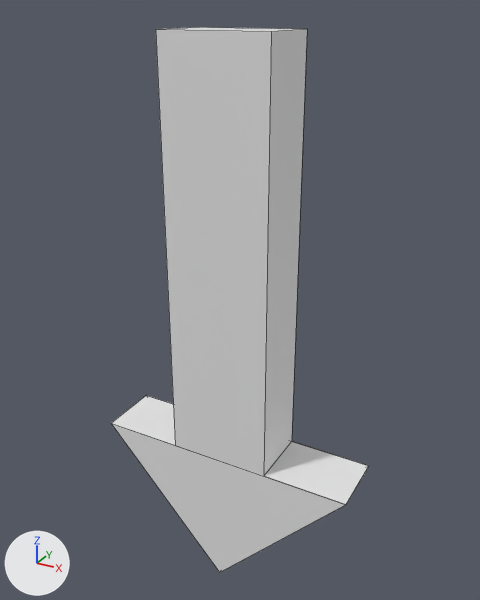
What one commit did to the Blender file blender/tutarrow.blend.
One viewpoint serves both versions: a camera (50 mm lens) standing at (1.031, -1.826, 2.057) and looking at (-0.004, 0.056, 1.116). The lights are fixed; the arrows at lower left show +X, +Y and +Z. The older version comes first. Mesh edges are drawn as thin lines.

The older version as bpy lines, for what is in view:
```python
me_cube_013 = bpy.data.meshes.new('Cube.013')
me_cube_013.from_pydata(...)  # 14 vertices, 13 faces; spans x -0.49..0.49, y -0.12..0.12, z 0.0..2.0
# before: 1 (-0.19, -0.12, 2.0) at pixel (155, 29), 3 (-0.19, 0.12, 2.0) at pixel (198, 27), 4 (0.19, -0.12, 2.0) at pixel (271, 31), 5 (0.19, 0.12, 2.0) at pixel (307, 28)
ob_cube_008 = bpy.data.objects.new('Cube.008', me_cube_013)
ob_cube_008.location = (0.0, 0.0, 0.0)
```
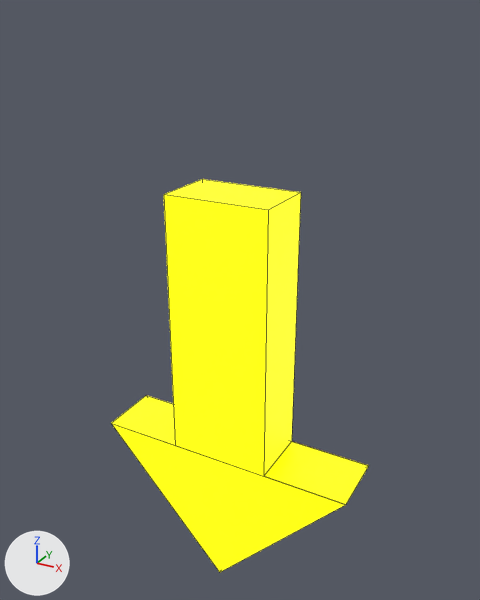
Patch to the scene script:
```diff
--- a/blender/tutarrow.blend.py
+++ b/blender/tutarrow.blend.py
@@ mat_material_001 @@
+mat_material_001 = principled_material('Material.001')
+mat_material_001.base_color = (0.8, 0.693, 0.0)  # yellow #e7d900
+mat_material_001.emission_color = (1.0, 0.995, 0.0)  # yellow #fffe00
+mat_material_001.emission_strength = 1.5
@@ me_cube_013 @@
 # used by ob_cube_008; location = (0.0, 0.0, 0.0)
-me_cube_013.from_pydata(...)  # 14 vertices, 13 faces; spans x -0.49..0.49, y -0.12..0.12, z 0.0..2.0
+me_cube_013.from_pydata(...)  # 14 vertices, 13 faces; spans x -0.49..0.49, y -0.12..0.12, z 0.0..1.51
+# me_cube_013 part 1
+for i in [1, 3, 4, 5]: me_cube_013.vertices[i].co += Vector((0.0, 0.0, -0.49))
+me_cube_013.materials.append(mat_material_001)  # yellow #e7d900, glowing yellow #fffe00
```

Changed parts and their boxes [x1, y1, x2, y2] in the pictures (480 x 600 px; the box of a moved part takes in the faces that stretch with it):
'Cube.008', recoloured, reshaped (white to yellow, 28% shorter): before [112, 27, 369, 572]; after [112, 179, 369, 572]
part 1 of me_cube_013, moved or reshaped: before [156, 27, 307, 476]; after [164, 179, 301, 476]
